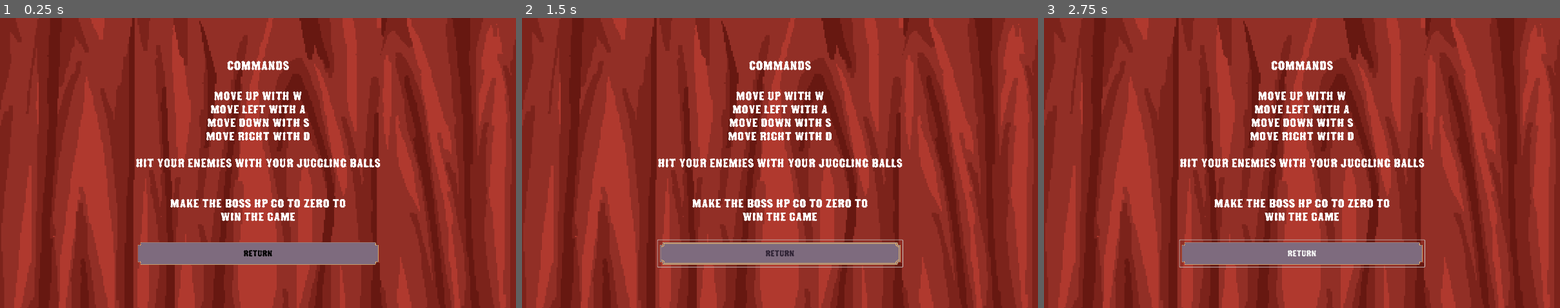
Above: before the commit, frames 1-3 (left to right).
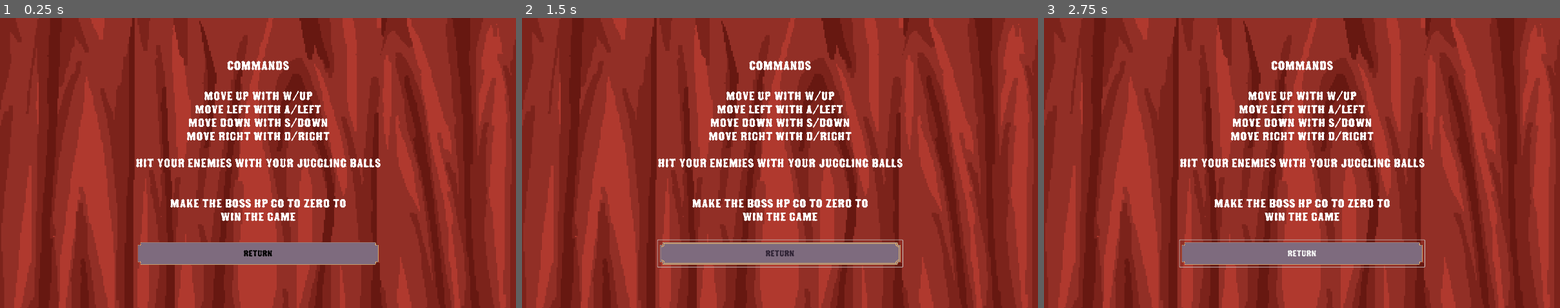
Above: after the commit, the same moments.

Repository: OscarPindaro/BossRushJam2025
Game: Godot game, scene res://scenes/menu/commands_menu/commands_menu.tscn
Same seed, same stepped clock (60 frames per second), same inputs: the game is played once before the commit and once after it. This scene is started directly instead of the project's main scene.
Inputs (mouse positions are in pixels of both pictures, inside the frame that each line leads up to):
- Up to frame 1 (0.25 s): no input
- Up to frame 2 (1.5 s): tap Enter at 0.5 s; move the mouse to (893, 148) at 0.52 s; hold Right (ui_right) 0.53-1.25 s; click "Return" at 1.25 s
- Up to frame 3 (2.75 s): move the mouse to (1198, 177) at 2.02 s; hold Down (ui_down) from 2.03 s (still down)

The runs differ from the first frame. In frame 1, 2.0% of the frame differs, in the area x 33-74%, y 25-70%; in frame 2, 2.0%; in frame 3, 2.0%.

Commit message:
modified commands screen to say you can move with arrows

Diff:
--- a/scenes/menu/commands_menu/commands_menu.tscn
+++ b/scenes/menu/commands_menu/commands_menu.tscn
@@ -63,10 +63,10 @@
 
 [node name="Body" type="Label" parent="NinePatchRect/VBoxContainer"]
 layout_mode = 2
-text = "Move up with W
-Move left with A
-Move down with S
-Move right with D
+text = "Move up with W/UP
+Move left with A/LEFT
+Move down with S/DOWN
+Move right with D/RIGHT
 
 Hit your enemies with your juggling balls
 
